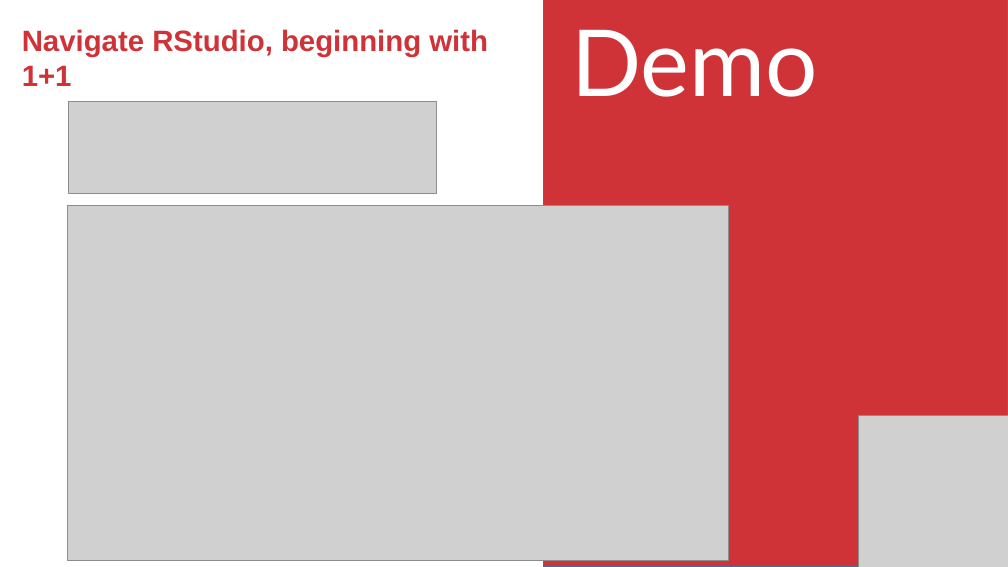
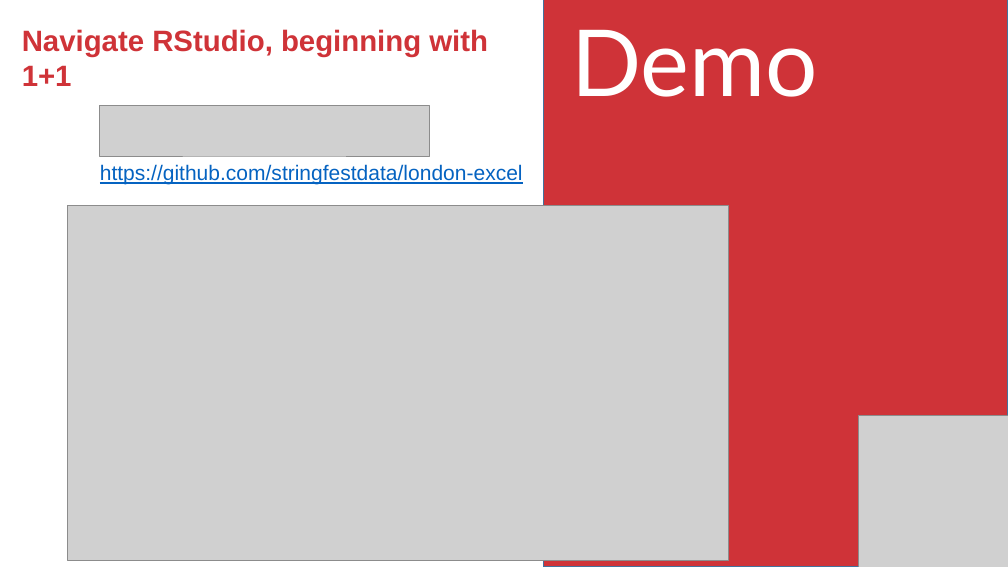
Before and after one commit to stringfestdata/advancing-into-analytics-ps-meetup, a slide deck: slide 13 of advancing-into-analytics-presentation.pptx. Drawn at 1008x567 pixels with LibreOffice and Linux fonts; fonts in the diff are those of the drawing; grey boxes stand for pictures. Boxes give left, top, right and bottom in pixels: in the first picture for what was removed or moved away, otherwise in the second. Text is boxed around its words. In the diff, an @@ line names an element or a change of style, - is before the commit and + after.

```diff
--- a/advancing-into-analytics-presentation.pptx
+++ b/advancing-into-analytics-presentation.pptx
@@ picture removed at [69, 101, 436, 194] @@
@@ picture added at [99, 105, 430, 156] @@
@@ text added at [100, 164, 523, 185], 20 pt, text #0563C1, underline @@
+https://github.com/stringfestdata/london-excel
```
Also in this commit, not shown: 11 other slides changed, 6 slides added, 5 slides removed, 1 other file.
